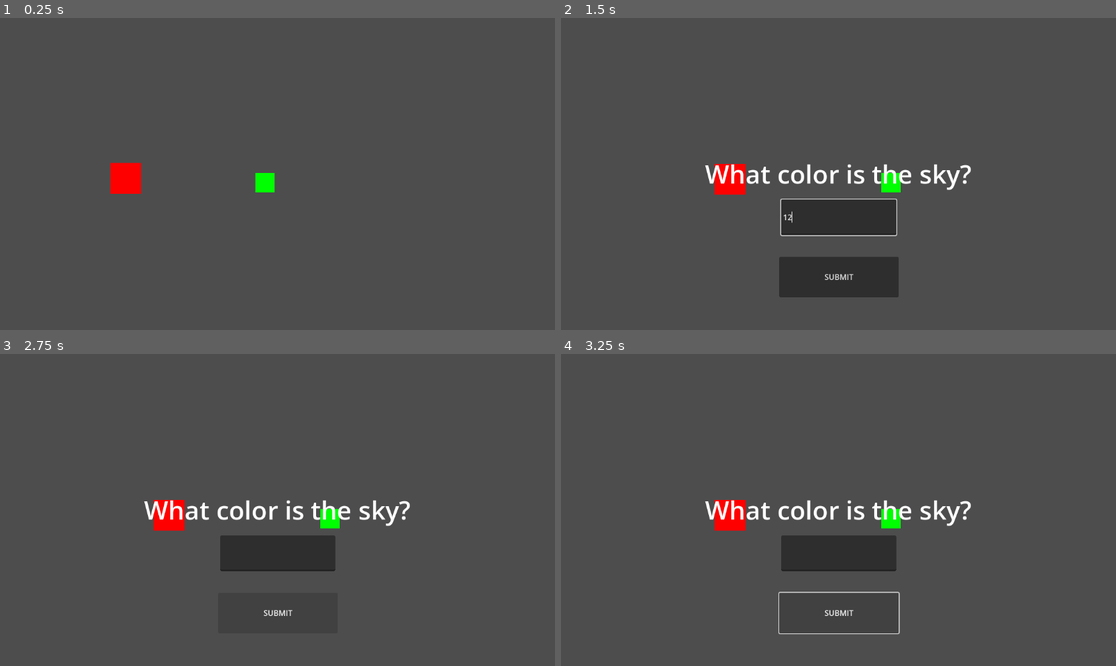
Above: before the commit, frames 1-4 (two rows, left to right).
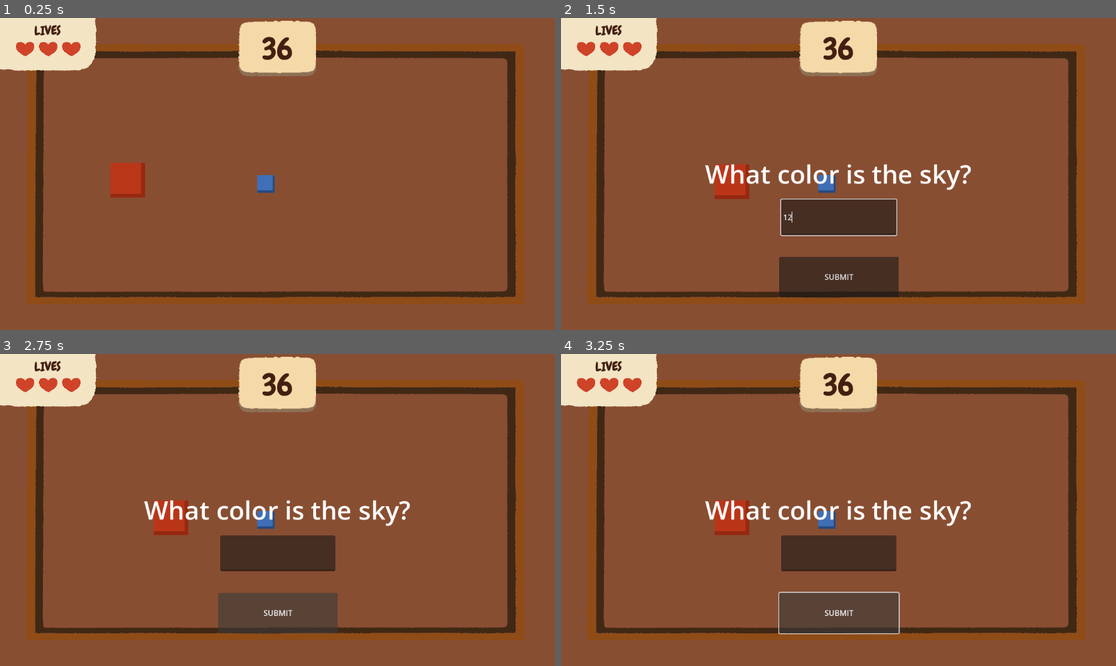
Above: after the commit, the same moments.

Repository: etper/question-mark-game
Game: Godot game, scene res://main.tscn
Two runs of this game, one before a commit and one after it. Both use one fixed random seed, a clock stepped at 60 frames per second and the inputs below.
Inputs (mouse positions are in pixels of both pictures, inside the frame that each line leads up to):
- Up to frame 1 (0.25 s): no input
- Up to frame 2 (1.5 s): hold Right (ui_right) 0.53-1.25 s; click (838, 217) at 1.27 s; type "12" at 1.35 s
- Up to frame 3 (2.75 s): click "SUBMIT" at 2 s
- Up to frame 4 (3.25 s): tap Enter at 2.75 s; hold Down (ui_down) from 2.78 s (still down)

The runs differ from the first frame. In frame 1, 100% of the frame differs, in the area x 0-100%, y 0-100%; in frame 2, 94%; in frame 3, 94%; in frame 4, 94%.

Commit message:
lots of stuff

Diff:
--- /dev/null
+++ b/GameOver.tscn
@@ -0,0 +1,11 @@
+[gd_scene format=3 uid="uid://bpuf4o828d1lp"]
+
+[node name="GameOver" type="Node2D" unique_id=996419232]
+
+[node name="Label" type="Label" parent="." unique_id=1640891990]
+offset_right = 1151.0
+offset_bottom = 651.0
+theme_override_font_sizes/font_size = 95
+text = "GAME OVER"
+horizontal_alignment = 1
+vertical_alignment = 1
--- a/Monster.tscn
+++ b/Monster.tscn
@@ -8,6 +8,13 @@
 [node name="ColorRect" type="ColorRect" parent="." unique_id=870551181]
 offset_left = -32.0
 offset_top = -32.0
+offset_right = 40.0
+offset_bottom = 40.0
+color = Color(0.5867776, 0.16076559, 0.066651106, 1)
+
+[node name="ColorRect2" type="ColorRect" parent="." unique_id=1825702315]
+offset_left = -32.0
+offset_top = -32.0
 offset_right = 32.0
 offset_bottom = 32.0
-color = Color(1, 0, 0, 1)
+color = Color(0.7294118, 0.21176471, 0.09803922, 1)
--- a/Player.tscn
+++ b/Player.tscn
@@ -5,9 +5,16 @@
 [node name="Player" type="CharacterBody2D" unique_id=330053697]
 script = ExtResource("1_xhfnw")
 
+[node name="ColorRect2" type="ColorRect" parent="." unique_id=1403911066]
+offset_left = -16.0
+offset_top = -15.0
+offset_right = 20.0
+offset_bottom = 21.0
+color = Color(0.14748082, 0.28983057, 0.5027555, 1)
+
 [node name="ColorRect" type="ColorRect" parent="." unique_id=2071979753]
-offset_left = -20.0
-offset_top = -20.0
-offset_right = 20.0
-offset_bottom = 20.0
-color = Color(0, 1, 0, 1)
+offset_left = -16.0
+offset_top = -16.0
+offset_right = 16.0
+offset_bottom = 16.0
+color = Color(0.24705882, 0.43529412, 0.7176471, 1)
--- a/main.gd
+++ b/main.gd
@@ -1,6 +1,8 @@
 extends Node2D
 
 var lives = 3
+var survival_time = 0.0
+var game_won = false
 
 var timer_wait_time = 1.0
 
@@ -26,7 +28,6 @@
 	$Timer.wait_time = timer_wait_time
 	$Timer.start()
 
-
 func _on_timer_timeout():
 	var q = questions.pick_random()
 
@@ -37,7 +38,6 @@
 	$QuestionPanel.visible = true
 
 	get_tree().paused = true
-
 
 func _on_submit_button_pressed():
 	var player_answer = $QuestionPanel/AnswerInput.text.strip_edges().to_lower()
@@ -58,6 +58,24 @@
 
 		if lives <= 0:
 			print("Game Over")
-			get_tree().quit()
+			get_tree().change_scene_to_file("res://GameOver.tscn")
 
 		$QuestionPanel/AnswerInput.text = ""
+
+func _process(delta):
+	if game_won:
+		return
+
+	# Only count time while gameplay is running
+	if !get_tree().paused:
+		survival_time += delta
+
+		if survival_time >= 60.0 and lives > 0:
+			win_game()
+
+func win_game():
+	game_won = true
+
+	print("YOU WIN! Survived 60 seconds with", lives, "lives left.")
+
+	get_tree().paused = true
--- a/main.tscn
+++ b/main.tscn
@@ -3,9 +3,101 @@
 [ext_resource type="Script" uid="uid://d3dwpftomeijs" path="res://main.gd" id="1_h2yge"]
 [ext_resource type="PackedScene" uid="uid://gu3x7n4qrtf3" path="res://Player.tscn" id="1_ig7tw"]
 [ext_resource type="PackedScene" uid="uid://d0y8wdg5w15tf" path="res://Monster.tscn" id="2_0xm2m"]
+[ext_resource type="Texture2D" uid="uid://dk3uurnd4iirx" path="res://sprites/floor.png" id="2_5vw27"]
+[ext_resource type="Texture2D" uid="uid://bsdudn0vgu2a5" path="res://sprites/livesBG.png" id="2_lquwl"]
+[ext_resource type="Texture2D" uid="uid://bqg7qphsfc717" path="res://sprites/wall.png" id="3_4c57u"]
+[ext_resource type="Texture2D" uid="uid://d3m4oqeuyiawq" path="res://sprites/heart.png" id="3_7mycd"]
+[ext_resource type="FontFile" uid="uid://d1osxkg76wyid" path="res://Chewy-Regular.ttf" id="4_7mycd"]
+[ext_resource type="Texture2D" uid="uid://ds3mduext7jfn" path="res://sprites/wallShade.png" id="4_efxa6"]
+[ext_resource type="Texture2D" uid="uid://oet277dsta3j" path="res://sprites/timeBG.png" id="5_272bh"]
 
 [node name="Main" type="Node2D" unique_id=1858380961]
 script = ExtResource("1_h2yge")
+
+[node name="BG" type="Control" parent="." unique_id=102252367]
+layout_mode = 3
+anchors_preset = 0
+offset_right = 1155.0
+offset_bottom = 648.0
+
+[node name="Floor" type="Sprite2D" parent="BG" unique_id=302900800]
+position = Vector2(576.00006, 324)
+scale = Vector2(0.7955801, 0.59668505)
+texture = ExtResource("2_5vw27")
+metadata/_edit_lock_ = true
+
+[node name="Wall" type="Sprite2D" parent="BG" unique_id=1622325807]
+position = Vector2(576.00006, 324)
+scale = Vector2(0.7955801, 0.59668505)
+texture = ExtResource("3_4c57u")
+metadata/_edit_lock_ = true
+
+[node name="WallShade" type="Sprite2D" parent="BG/Wall" unique_id=1078992676]
+scale = Vector2(0.99999994, 1)
+texture = ExtResource("4_efxa6")
+metadata/_edit_lock_ = true
+
+[node name="UI" type="Control" parent="." unique_id=442977160]
+layout_mode = 3
+anchors_preset = 15
+anchor_right = 1.0
+anchor_bottom = 1.0
+grow_horizontal = 2
+grow_vertical = 2
+
+[node name="Lives" type="Control" parent="UI" unique_id=1115757940]
+anchors_preset = 0
+offset_right = 40.0
+offset_bottom = 40.0
+
+[node name="LivesBG" type="Sprite2D" parent="UI/Lives" unique_id=181896339]
+position = Vector2(100, 55)
+texture = ExtResource("2_lquwl")
+
+[node name="Heart" type="Sprite2D" parent="UI/Lives" unique_id=1439650949]
+position = Vector2(52, 64)
+texture = ExtResource("3_7mycd")
+
+[node name="Heart2" type="Sprite2D" parent="UI/Lives" unique_id=1742051238]
+position = Vector2(100, 64)
+texture = ExtResource("3_7mycd")
+
+[node name="Heart3" type="Sprite2D" parent="UI/Lives" unique_id=1652794837]
+position = Vector2(148, 64)
+texture = ExtResource("3_7mycd")
+
+[node name="LivesText" type="Label" parent="UI/Lives" unique_id=1164994958]
+layout_mode = 0
+offset_right = 199.0
+offset_bottom = 52.0
+theme_override_colors/font_color = Color(0.25882354, 0.12156863, 0.06666667, 1)
+theme_override_fonts/font = ExtResource("4_7mycd")
+theme_override_font_sizes/font_size = 26
+text = "LIVES"
+horizontal_alignment = 1
+vertical_alignment = 1
+
+[node name="Time" type="Control" parent="UI" unique_id=146118889]
+anchors_preset = 0
+offset_right = 40.0
+offset_bottom = 40.0
+
+[node name="TimeBG" type="Sprite2D" parent="UI/Time" unique_id=1262871985]
+position = Vector2(576, 64)
+texture = ExtResource("5_272bh")
+
+[node name="TimerText" type="Label" parent="UI/Time" unique_id=222734733]
+layout_mode = 0
+offset_left = 496.0
+offset_top = 7.0
+offset_right = 656.0
+offset_bottom = 122.0
+theme_override_colors/font_color = Color(0.25882354, 0.12156863, 0.06666667, 1)
+theme_override_fonts/font = ExtResource("4_7mycd")
+theme_override_font_sizes/font_size = 64
+text = "36"
+horizontal_alignment = 1
+vertical_alignment = 1
 
 [node name="Player" parent="." unique_id=330053697 instance=ExtResource("1_ig7tw")]
 position = Vector2(550, 342)
@@ -19,6 +111,7 @@
 autostart = true
 
 [node name="QuestionPanel" type="Panel" parent="." unique_id=181747024]
+visible = false
 grow_horizontal = 2
 grow_vertical = 2
 metadata/_edit_use_anchors_ = true
--- a/player.gd
+++ b/player.gd
@@ -5,13 +5,13 @@
 func _physics_process(delta):
 	var direction = Vector2.ZERO
 
-	if Input.is_action_pressed("ui_right"):
+	if Input.is_action_pressed("right"):
 		direction.x += 1
-	if Input.is_action_pressed("ui_left"):
+	if Input.is_action_pressed("left"):
 		direction.x -= 1
-	if Input.is_action_pressed("ui_down"):
+	if Input.is_action_pressed("down"):
 		direction.y += 1
-	if Input.is_action_pressed("ui_up"):
+	if Input.is_action_pressed("up"):
 		direction.y -= 1
 
 	velocity = direction.normalized() * SPEED
--- a/project.godot
+++ b/project.godot
@@ -15,6 +15,29 @@
 config/features=PackedStringArray("4.6", "GL Compatibility")
 config/icon="res://icon.svg"
 
+[input]
+
+up={
+"deadzone": 0.2,
+"events": [Object(InputEventKey,"resource_local_to_scene":false,"resource_name":"","device":-1,"window_id":0,"alt_pressed":false,"shift_pressed":false,"ctrl_pressed":false,"meta_pressed":false,"pressed":false,"keycode":0,"physical_keycode":87,"key_label":0,"unicode":119,"location":0,"echo":false,"script":null)
+]
+}
+down={
+"deadzone": 0.2,
+"events": [Object(InputEventKey,"resource_local_to_scene":false,"resource_name":"","device":-1,"window_id":0,"alt_pressed":false,"shift_pressed":false,"ctrl_pressed":false,"meta_pressed":false,"pressed":false,"keycode":0,"physical_keycode":83,"key_label":0,"unicode":115,"location":0,"echo":false,"script":null)
+]
+}
+left={
+"deadzone": 0.2,
+"events": [Object(InputEventKey,"resource_local_to_scene":false,"resource_name":"","device":-1,"window_id":0,"alt_pressed":false,"shift_pressed":false,"ctrl_pressed":false,"meta_pressed":false,"pressed":false,"keycode":0,"physical_keycode":65,"key_label":0,"unicode":97,"location":0,"echo":false,"script":null)
+]
+}
+right={
+"deadzone": 0.2,
+"events": [Object(InputEventKey,"resource_local_to_scene":false,"resource_name":"","device":-1,"window_id":0,"alt_pressed":false,"shift_pressed":false,"ctrl_pressed":false,"meta_pressed":false,"pressed":false,"keycode":0,"physical_keycode":68,"key_label":0,"unicode":100,"location":0,"echo":false,"script":null)
+]
+}
+
 [physics]
 
 3d/physics_engine="Jolt Physics"
Binary file added: Chewy-Regular.ttf
Not shown, added: Chewy-Regular.ttf.import
Binary file added: sprites/floor.png
Not shown, added: sprites/floor.png.import
Binary file added: sprites/heart.png
Not shown, added: sprites/heart.png.import
Binary file added: sprites/livesBG.png
Not shown, added: sprites/livesBG.png.import
Binary file added: sprites/timeBG.png
Not shown, added: sprites/timeBG.png.import
Binary file added: sprites/wall.png
Not shown, added: sprites/wall.png.import
(and 2 more such lines)
